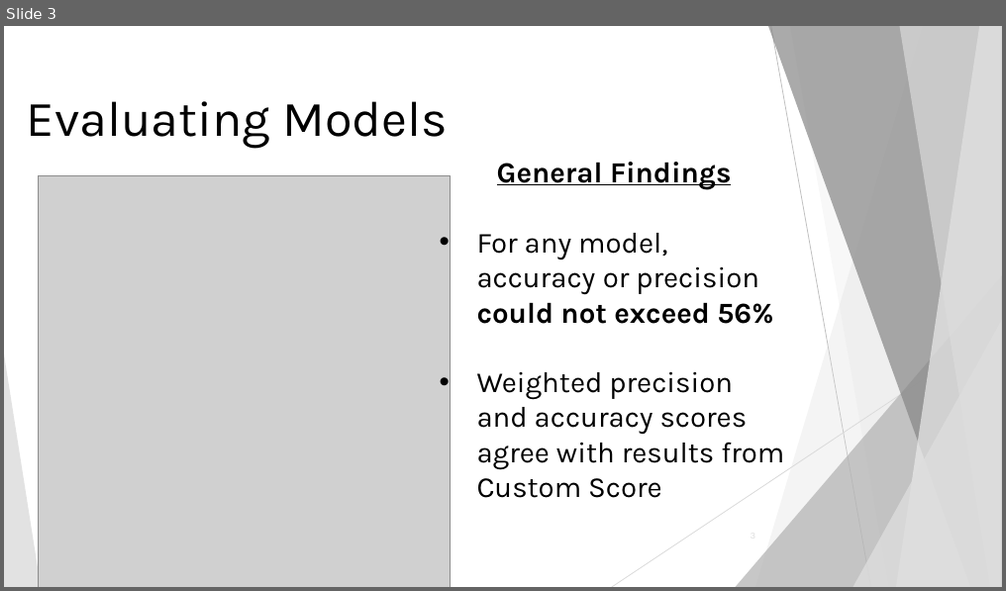
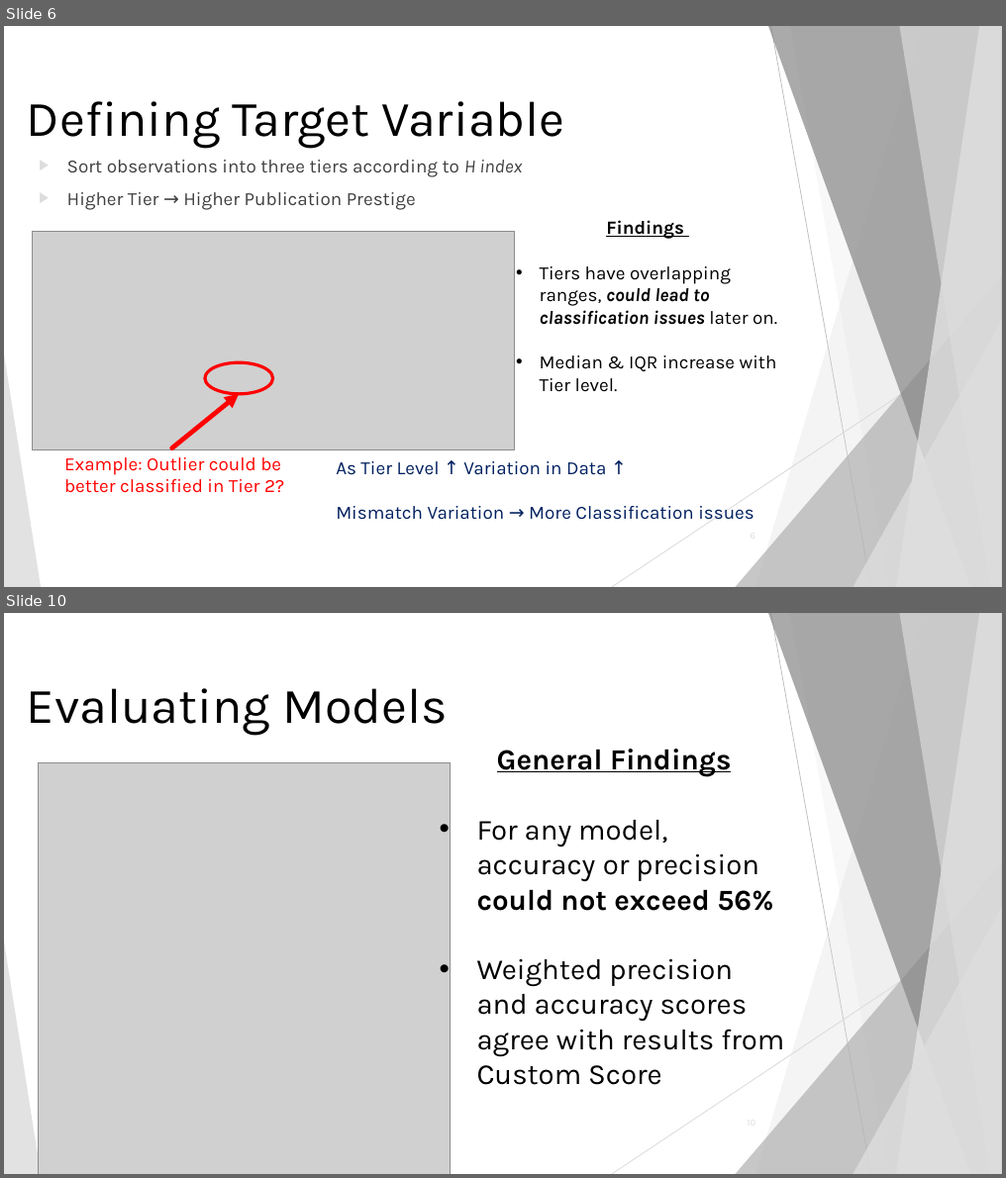
Before and after one commit to yokudake/ProfessorPowerIndex, a slide deck: Presentations and Reports/FinalPresentation_V1.pptx. Shown one above the other, each under a label of ours: slide 3 before the commit, slides 6 and 10 after it; the slides between them are not shown. The pictures are 1006x591 and 1006x1178 pixels, drawn with LibreOffice and Linux fonts; fonts in the diff are those of the drawing; grey boxes stand for pictures. Boxes give left, top, right and bottom in pixels: in the first picture for what was removed or moved away, otherwise in the second. Text is boxed around its words. In the diff, an @@ line names an element or a change of style, - is before the commit and + after.

```diff
--- a/Presentations and Reports/FinalPresentation_V1.pptx
+++ b/Presentations and Reports/FinalPresentation_V1.pptx
@@ slide 6 added at (4, 26, 1002, 587), background #FFFFFF; not listed: 10 template elements that a slide beside it also shows @@
@@ title added at (27, 101, 565, 149), 48 pt, text #000000 @@
+Defining Target Variable
@@ text added at (67, 160, 522, 210), 18 pt, text #404040 @@
+▶ Sort observations into three tiers according to H index
+▶ Higher Tier → Higher Publication Prestige
@@ picture added at (32, 231, 514, 451) @@
@@ text added at (540, 220, 777, 392), 18 pt, text #000000 @@
+Findings
+• Tiers have overlapping ranges, could lead to classification issues later on.
+• Median & IQR increase with Tier level.
@@ ellipse added at (205, 363, 272, 394), outline #FF0000 3 pt @@
@@ arrow added from (171, 448) to (239, 394), #FF0000 4.5 pt @@
@@ text added at (64, 458, 284, 493), 18 pt, text #FF0000 @@
+Example: Outlier could be better classified in Tier 2?
@@ text added at (336, 462, 754, 520), 18 pt, text #002060 @@
+As Tier Level ↑ Variation in Data ↑
+Mismatch Variation → More Classification issues
@@ what was slide 3 is now slide 10 @@
```
Also in this commit, not shown: 1 slide changed, 8 other slides added, 2 slides removed, 2 other files.
